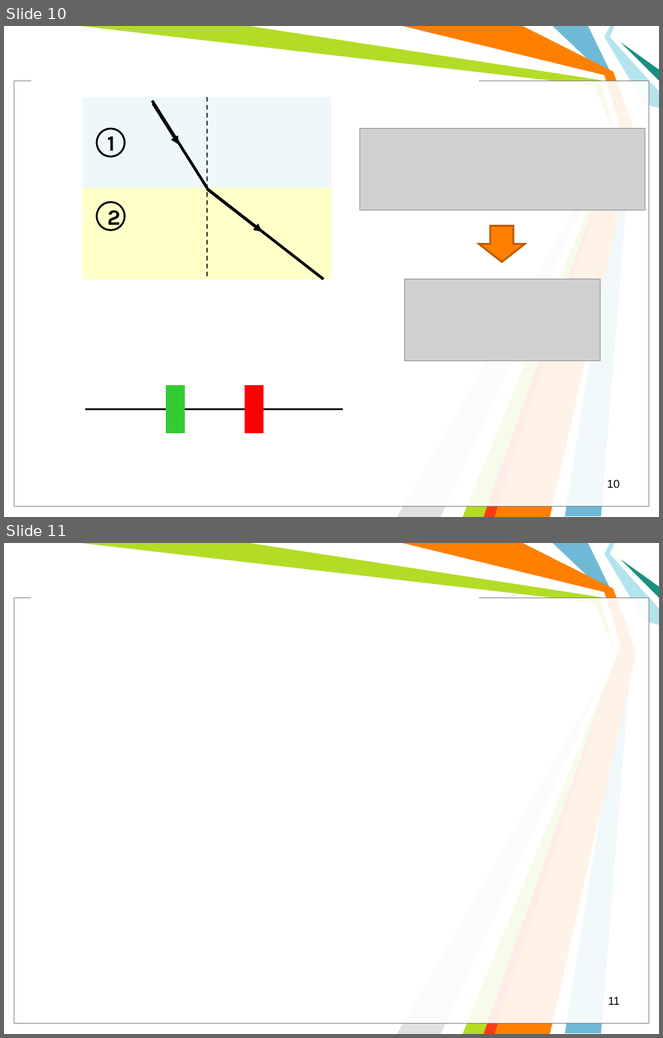
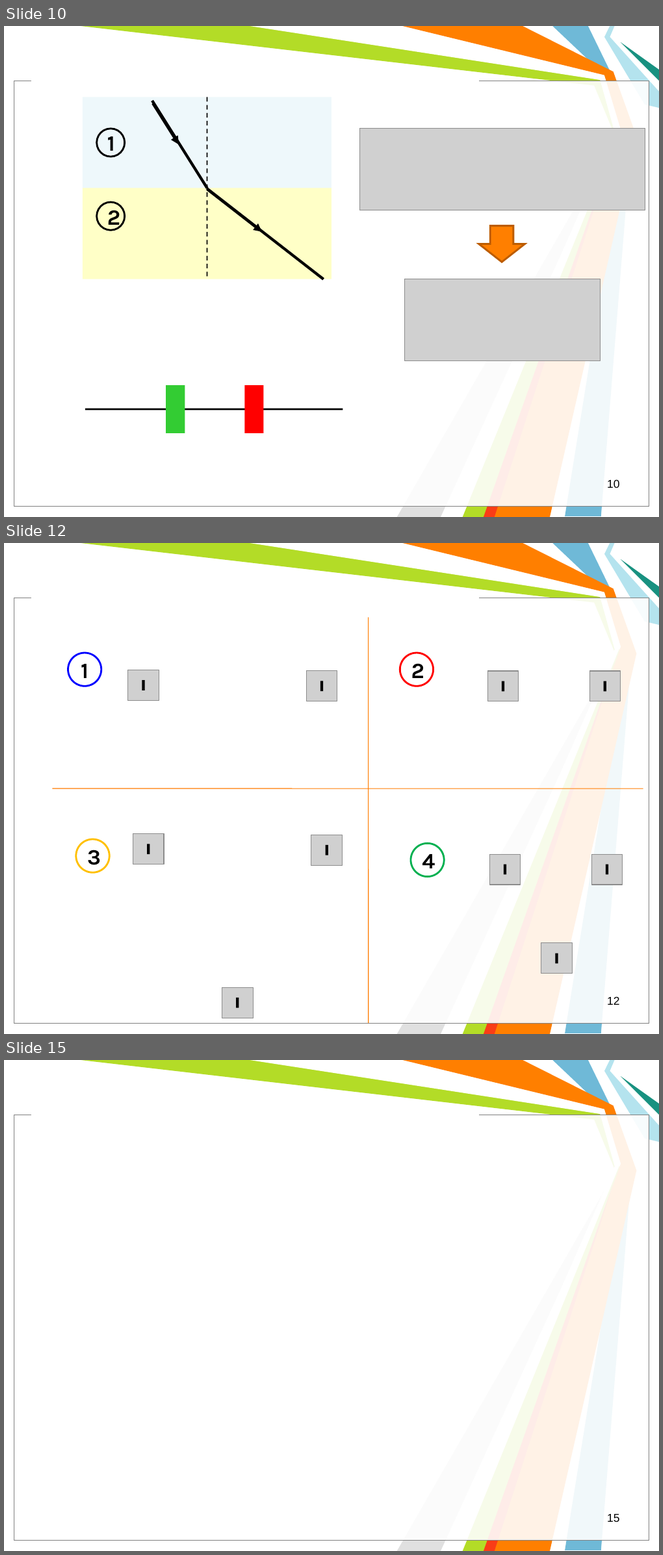
Before and after one commit to l432/NMK, a slide deck: Lecture/FIT/Less00.ppt. Shown one above the other, each under a label of ours: slides 10 and 11 before the commit, slides 10, 12 and 15 after it; the slides between them are not shown. The pictures are 663x1038 and 663x1555 pixels, drawn with LibreOffice and Linux fonts; fonts in the diff are those of the drawing; grey boxes stand for pictures; background and template pictures are left out. Boxes give left, top, right and bottom in pixels: in the first picture for what was removed or moved away, otherwise in the second. Text is boxed around its words. In the diff, an @@ line names an element or a change of style, - is before the commit and + after.

```diff
--- a/Lecture/FIT/Less00.ppt
+++ b/Lecture/FIT/Less00.ppt
@@ slide 12 added at (x1=4, y1=543, x2=659, y2=1034), background #FFFFFF; not listed: 11 template elements that a slide beside it also shows @@
@@ line added from (368, 617) to (368, 1023), #FF7C00 0.74 pt @@
@@ ellipse added at (x1=68, y1=653, x2=102, y2=687), outline #0000FF 2.01 pt, 24 pt, text #000000, bold @@
+1
@@ ellipse added at (x1=400, y1=653, x2=434, y2=687), outline #FF0000 2.01 pt, 24 pt, text #000000, bold @@
+2
@@ picture added at (x1=128, y1=670, x2=159, y2=700) @@
@@ picture added at (x1=307, y1=671, x2=337, y2=702) @@
@@ picture added at (x1=488, y1=671, x2=518, y2=702) @@
@@ picture added at (x1=590, y1=671, x2=621, y2=702) @@
@@ line added from (144, 680) to (144, 691), #000000 3 pt @@
@@ line added from (322, 681) to (322, 691), #000000 3 pt @@
@@ line added from (503, 681) to (503, 692), #000000 3 pt @@
@@ line added from (605, 681) to (605, 692), #000000 3 pt @@
@@ line added from (53, 789) to (644, 789), #FF7C00 0.74 pt @@
@@ picture added at (x1=133, y1=834, x2=164, y2=865) @@
@@ ellipse added at (x1=76, y1=839, x2=109, y2=873), outline #FFC000 2.01 pt, 24 pt, text #000000, bold @@
+3
@@ line added from (148, 845) to (148, 854), #000000 3 pt @@
@@ picture added at (x1=311, y1=835, x2=342, y2=866) @@
@@ line added from (327, 845) to (327, 856), #000000 3 pt @@
@@ ellipse added at (x1=411, y1=844, x2=444, y2=877), outline #00B050 2.01 pt, 24 pt, text #000000, bold @@
+4
@@ picture added at (x1=490, y1=854, x2=520, y2=885) @@
@@ picture added at (x1=592, y1=854, x2=623, y2=885) @@
@@ line added from (505, 865) to (505, 875), #000000 3 pt @@
@@ line added from (607, 865) to (607, 875), #000000 3 pt @@
@@ picture added at (x1=542, y1=943, x2=572, y2=974) @@
@@ line added from (557, 954) to (557, 964), #000000 3 pt @@
@@ picture added at (x1=222, y1=988, x2=253, y2=1019) @@
@@ line added from (237, 998) to (237, 1008), #000000 3 pt @@
@@ page number added at (x1=607, y1=997, x2=620, y2=1005), 12.5 pt, text #000000 @@
+12
@@ what was slide 11 is now slide 15 @@
@@ page number at (x1=607, y1=1514, x2=620, y2=1522): text changed @@
-11
+15
```
Also in this commit, not shown: 3 other slides added, 1 slide removed, 7 other files.
